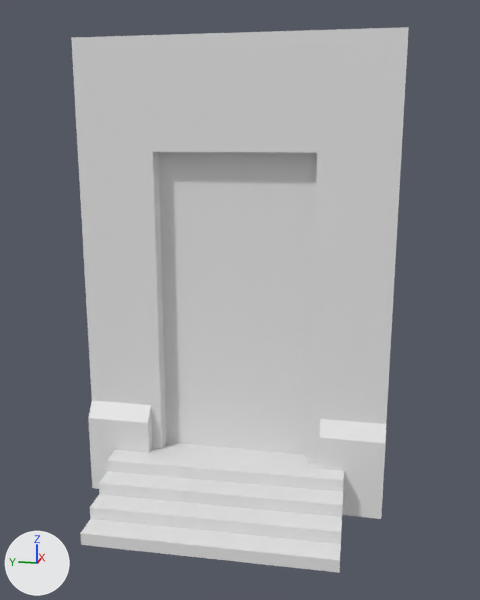
The FBX model LD40/Assets/Meshes/budynki/B1_wall_bottom_stairs_door.FBX, before and after one commit.
Camera for both pictures: a camera (50 mm lens) standing at (-4.15, -16.86, 2.41) and looking at (-0.4, -16.11, 1.47). Every picture has the same lights, and +X, +Y and +Z are marked at lower left. Where no turn or scale is listed for an object, it has been applied to the vertices.

Objects in the first picture: 'B1_wall_bottom_door003', 'StraightStair001'.
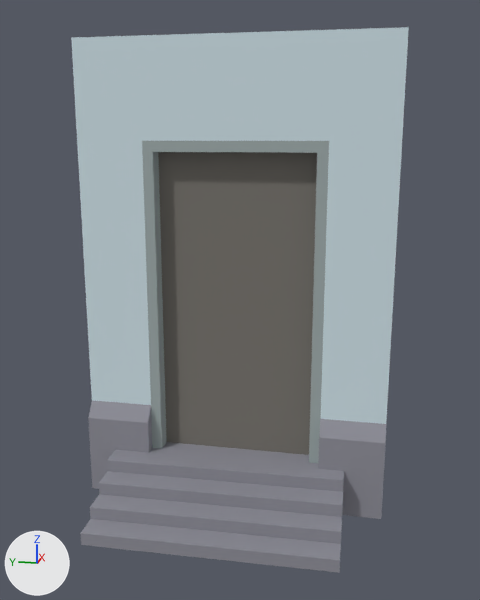
Where the change shows, as pixel boxes (x1, y1, x2, y2) in the pictures (480 x 600 px):
'StraightStair001', recoloured (white to grey)
    both: (80, 442, 344, 573)
part 1 of me_mesh, recoloured
    both: (71, 27, 409, 141)
part 2 of me_mesh, recoloured
    both: (321, 141, 402, 424)
part 3 of me_mesh, recoloured
    both: (77, 141, 151, 405)
part 4 of me_mesh, recoloured (white to grey)
    both: (88, 400, 386, 519)
part 5 of me_mesh, recoloured
    both: (158, 152, 317, 455)
part 6 of me_mesh, recoloured
    both: (142, 141, 329, 463)

The edits, one by one:
Material 'plaster' (mat_plaster) is new.
Its base color is (0.271, 0.271, 0.314) (grey #8e8e98).
Its roughness is 0.859.
Material 'drzwi' (mat_drzwi) is new.
Its base color is (0.184, 0.173, 0.153) (grey #77736d).
Its roughness is 0.859.
Material 'framuga' (mat_framuga) is new.
Its base color is (0.345, 0.408, 0.408) (grey #9fabab).
Its roughness is 0.859.
Material 'sciana' (mat_sciana) is new.
Its base color is (0.627, 0.761, 0.812) (white #cfe2e9).
Its roughness is 0.859.
me_mesh_001 has 20 vertices, 32 faces and spans x -0.64..0.18, y -1.56..0.02, z 0.0..0.32.
me_mesh_001 now uses material mat_plaster (grey #8e8e98).
me_mesh has 40 vertices, 27 faces and spans x -0.18..0.0, y -2.0..0.0, z 0.0..3.0.
me_mesh is used by ob_b1_wall_bottom_door003; location (0.0, -15.0, 0.0).
me_mesh part 1: all 3 faces centred in x -0.11, y -1.79..-0.22, z 2.69 switch from no material to mat_sciana (white #d0e2e9).
me_mesh part 2: the 1 face centred in x -0.11, y -1.79, z 1.51 switches from no material to mat_sciana (white #d0e2e9).
me_mesh part 3: the 1 face centred in x -0.11, y -0.22, z 1.51 switches from no material to mat_sciana (white #d0e2e9).
me_mesh part 4: 8 of the faces centred in x -0.18..-0.15, y -1.79..-0.22, z 0.16..0.58 switch from no material to mat_plaster (grey #8e8e98).
me_mesh part 5: all 2 faces centred in x 0.0, y -1.01, z 0.47..1.48 switch from no material to mat_drzwi (grey #77736d).
me_mesh part 6: all 10 faces centred in x -0.11..-0.06, y -1.55..-0.46, z 0.47..2.36 switch from no material to mat_framuga (grey #9fabab).
